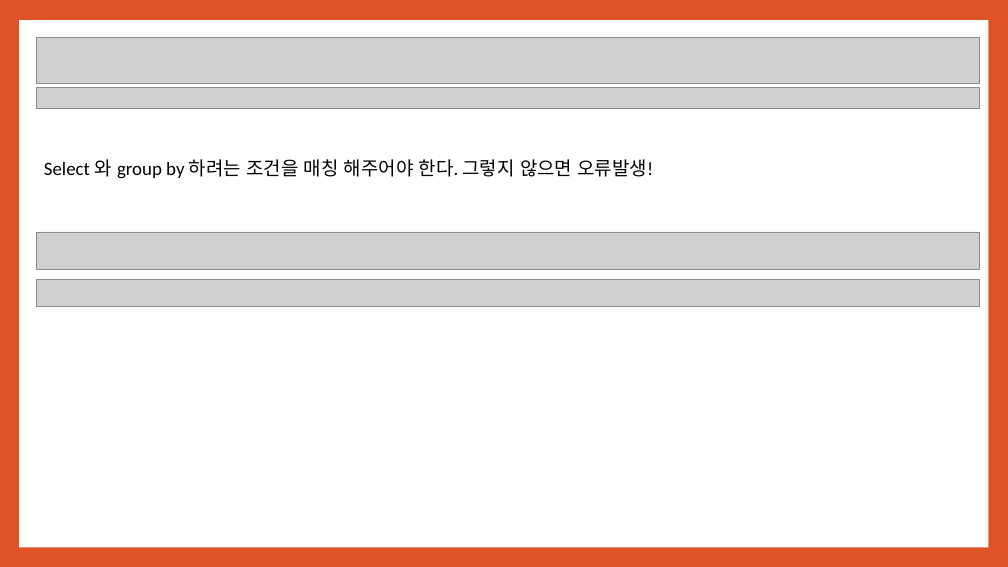
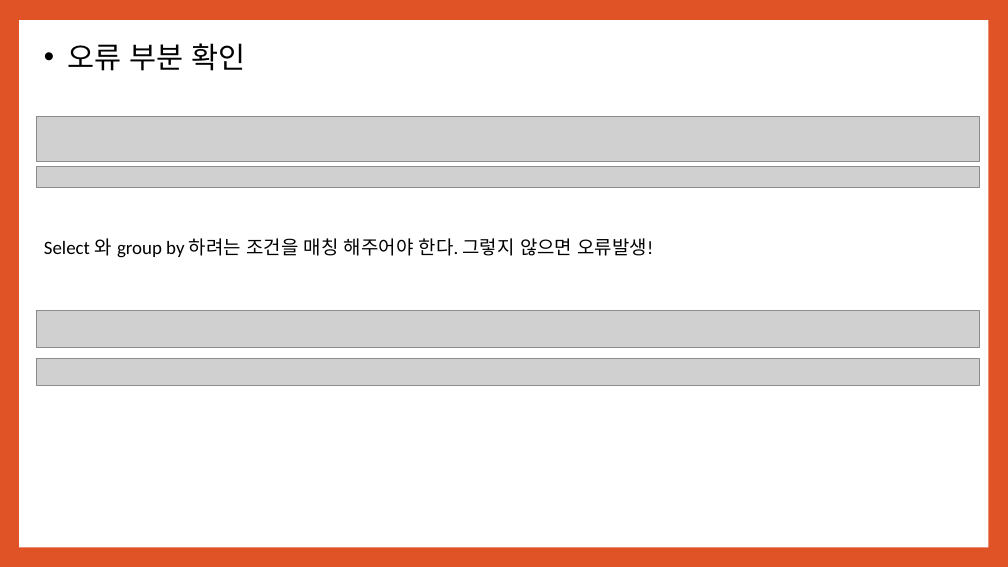
Before and after one commit to noheul1030/KOPO-database, a slide deck: slide 11 of 과제PPT/데이터베이스 3강.pptx. Drawn at 1008x567 pixels with LibreOffice and Linux fonts; fonts in the diff are those of the drawing; grey boxes stand for pictures. Boxes give left, top, right and bottom in pixels: in the first picture for what was removed or moved away, otherwise in the second. Text is boxed around its words. In the diff, an @@ line names an element or a change of style, - is before the commit and + after.

```diff
--- a/과제PPT/데이터베이스 3강.pptx
+++ b/과제PPT/데이터베이스 3강.pptx
@@ text added at [68,43,246,71], 28 pt, text #000000 @@
+• 오류 부분 확인
@@ 4 pictures, 1 text: place and size @@
-4 pictures, 1 text at [36,38,979,307]
+4 pictures, 1 text at [36,116,979,386]
```
Also in this commit, not shown: 1 other slide changed, 23 slides added, 14 slides removed.
